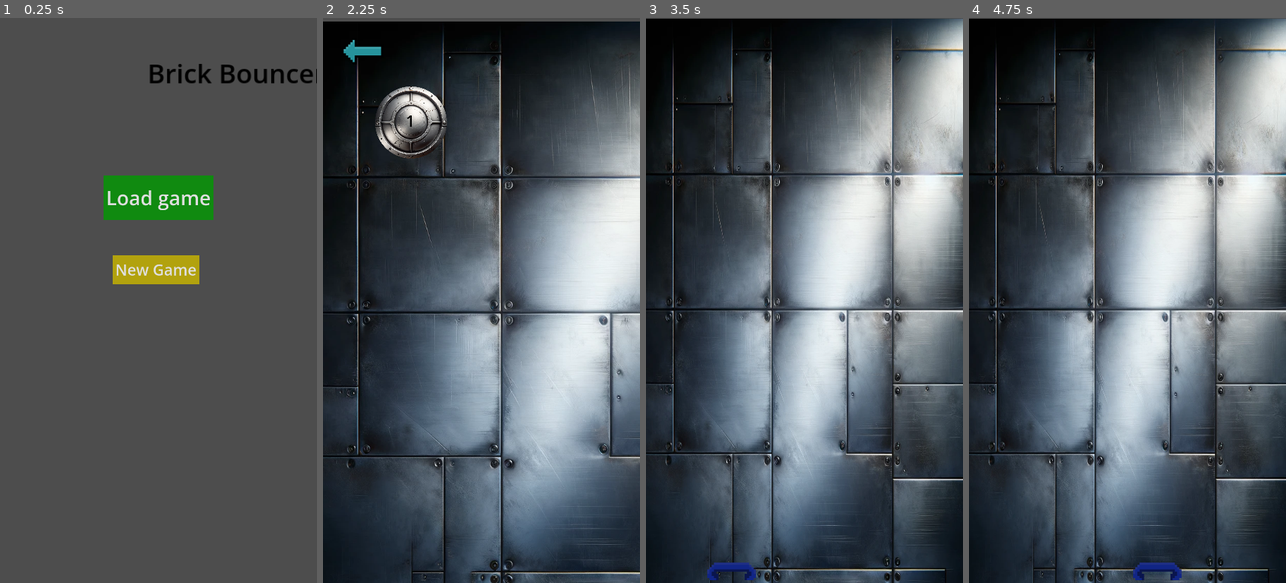
Above: before the commit, frames 1-4 (left to right).
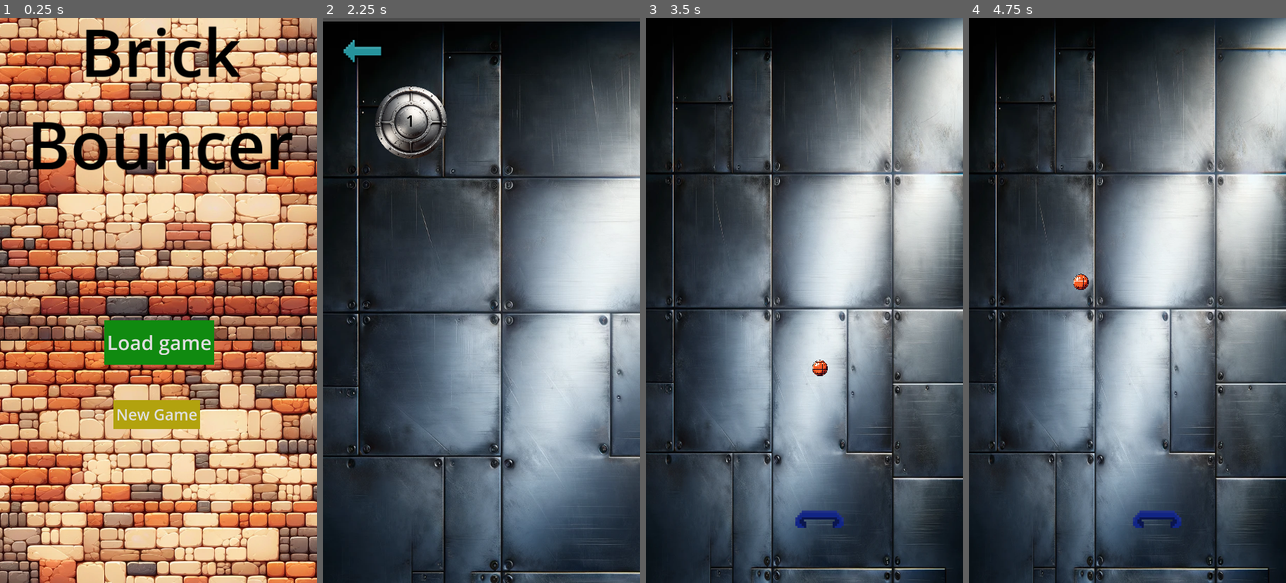
Above: after the commit, the same moments.

Repository: madzyzz/BrickBouncer
Game: Godot game, scene res://Scenes/Opening_scene.tscn
Two runs of this game, one before a commit and one after it. Both use one fixed random seed, a clock stepped at 60 frames per second and the inputs below.
Inputs (mouse positions are in pixels of both pictures, inside the frame that each line leads up to):
- Up to frame 1 (0.25 s): no input
- Up to frame 2 (2.25 s): click "Load game" at 0.5 s; click (361, 51) at 1.25 s; click "New Game" at 2 s
- Up to frame 3 (3.5 s): tap Enter at 2.75 s; move the mouse to (734, 125) at 2.77 s; click (734, 125) at 2.92 s
- Up to frame 4 (4.75 s): move the mouse to (1064, 328) at 3.52 s; click (1064, 328) at 3.67 s; move the mouse to (1159, 176) at 4.27 s; click (1159, 176) at 4.42 s

The runs differ from the first frame. In frame 1, 99% of the frame differs, in the area x 0-100%, y 0-100%; in frame 2, nothing differs; in frame 3, 3.6%; in frame 4, 3.5%.

Commit message:
Bouncer works like expected now with colission
Ball still needs to be adjusted to stay still at beginning of level

And I need to test to see if the ball does not get affected at beginning shot by bouncer force.

Diff:
--- a/Scenes/Opening_scene.tscn
+++ b/Scenes/Opening_scene.tscn
@@ -12,17 +12,33 @@
 [node name="Opening_scene" type="Node2D"]
 
 [node name="Background" type="TextureRect" parent="."]
-visible = false
 z_index = -1
 anchors_preset = 8
 anchor_left = 0.5
 anchor_top = 0.5
 anchor_right = 0.5
 anchor_bottom = 0.5
-offset_left = -554.0
-offset_top = -46.0
-offset_right = 1238.0
-offset_bottom = 978.0
+offset_left = -385.0
+offset_top = -198.0
+offset_right = 1407.0
+offset_bottom = 826.0
+grow_horizontal = 2
+grow_vertical = 2
+scale = Vector2(0.87, 0.907)
+texture = ExtResource("1_exjxc")
+expand_mode = 2
+
+[node name="Background2" type="TextureRect" parent="."]
+z_index = -2
+anchors_preset = 8
+anchor_left = 0.5
+anchor_top = 0.5
+anchor_right = 0.5
+anchor_bottom = 0.5
+offset_left = -383.0
+offset_top = 711.0
+offset_right = 1409.0
+offset_bottom = 1735.0
 grow_horizontal = 2
 grow_vertical = 2
 scale = Vector2(0.87, 0.907)
@@ -35,10 +51,10 @@
 anchor_top = 0.5
 anchor_right = 0.5
 anchor_bottom = 0.5
-offset_left = 235.0
-offset_top = 357.0
-offset_right = 735.0
-offset_bottom = 557.0
+offset_left = 237.0
+offset_top = 685.0
+offset_right = 737.0
+offset_bottom = 885.0
 grow_horizontal = 2
 grow_vertical = 2
 scale = Vector2(0.5, 0.5)
@@ -54,10 +70,10 @@
 anchor_top = 1.0
 anchor_right = 0.5
 anchor_bottom = 1.0
-offset_left = 256.0
-offset_top = 537.0
-offset_right = 649.085
-offset_bottom = 670.02
+offset_left = 258.0
+offset_top = 865.0
+offset_right = 651.085
+offset_bottom = 998.02
 grow_horizontal = 2
 grow_vertical = 0
 scale = Vector2(0.5, 0.5)
@@ -67,21 +83,23 @@
 script = ExtResource("2_7tii6")
 
 [node name="Game title" type="Label" parent="."]
-anchors_preset = -1
+anchors_preset = 8
 anchor_left = 0.5
 anchor_top = 0.5
 anchor_right = 0.5
 anchor_bottom = 0.5
-offset_left = 335.0
-offset_top = 83.0
-offset_right = 1009.0
-offset_bottom = 220.0
+offset_left = 28.0
+offset_top = 112.0
+offset_right = 702.0
+offset_bottom = 249.0
 grow_horizontal = 2
 grow_vertical = 2
 size_flags_horizontal = 4
 theme_override_colors/font_color = Color(0, 0, 0, 1)
-theme_override_font_sizes/font_size = 60
-text = "Brick Bouncer"
+theme_override_font_sizes/font_size = 150
+text = "Brick
+Bouncer"
+horizontal_alignment = 1
 
 [connection signal="pressed" from="Load_game_button" to="Load_game_button" method="_on_pressed"]
 [connection signal="pressed" from="New_game_button" to="New_game_button" method="_on_pressed"]
--- a/Scenes/level_1_scene.tscn
+++ b/Scenes/level_1_scene.tscn
@@ -29,9 +29,9 @@
 
 [node name="Background" type="TextureRect" parent="."]
 offset_left = 803.0
-offset_top = 1.0
+offset_top = -1.0
 offset_right = 2595.0
-offset_bottom = 1101.0
+offset_bottom = 1099.0
 rotation = 1.5708
 scale = Vector2(0.715363, 0.744657)
 texture = ExtResource("1_vbgtp")
@@ -56,12 +56,12 @@
 shape = SubResource("RectangleShape2D_gl076")
 
 [node name="Right_wall" type="CollisionShape2D" parent="Invisible_walls/StaticBody2D"]
-position = Vector2(861, 615)
+position = Vector2(781, 616)
 rotation = 1.5708
 shape = SubResource("RectangleShape2D_gl076")
 
 [node name="Bouncer" type="CharacterBody2D" parent="."]
-position = Vector2(387, 1254)
+position = Vector2(395, 1136)
 script = ExtResource("4_1v60k")
 
 [node name="Bouncer_sprite_and_animations" type="AnimatedSprite2D" parent="Bouncer"]
--- a/Scenes/level_menu_scene.tscn
+++ b/Scenes/level_menu_scene.tscn
@@ -2,7 +2,7 @@
 
 [ext_resource type="Texture2D" uid="uid://bdmtwlgfg5p4m" path="res://Images/Background Images/metal_background.png" id="1_uamik"]
 [ext_resource type="Texture2D" uid="uid://02r41b00kw3w" path="res://Images/Level images/MetalLevel.png" id="2_j6skk"]
-[ext_resource type="Script" path="res://Scenes/back_button.gd" id="2_yncd1"]
+[ext_resource type="Script" path="res://Scripts/back_button.gd" id="2_yncd1"]
 [ext_resource type="Texture2D" uid="uid://6st3m31hxact" path="res://sprites/Blue_arrow.png" id="3_5il0x"]
 [ext_resource type="Script" path="res://Scripts/level_buttons.gd" id="3_lma2g"]
 
--- /dev/null
+++ b/Scripts/ball.gd
@@ -0,0 +1,50 @@
+extends RigidBody2D
+
+var speed = 600.0
+var is_shot = false
+var collision_delay_timer = 0.0
+
+func _ready() -> void:
+	linear_velocity = Vector2.ZERO
+
+func shoot_ball(target_position: Vector2) -> void:
+	if not is_shot:
+		# Launch the ball toward the target position
+		var direction = (target_position - global_position).normalized()
+		linear_velocity = direction * speed
+		is_shot = true
+		collision_delay_timer = 0.2  # 200ms delay before bouncer can affect the ball
+
+func _physics_process(delta: float) -> void:
+	if is_shot:
+		# Decrease the collision delay timer
+		if collision_delay_timer > 0:
+			collision_delay_timer -= delta
+
+		# Maintain a consistent speed
+		linear_velocity = linear_velocity.normalized() * speed
+
+func _integrate_forces(state: PhysicsDirectBodyState2D) -> void:
+	for i in range(state.get_contact_count()):
+		# Get the collider object for this collision
+		var collider = state.get_contact_collider_object(i)
+
+		if collider and collider.name == "Bouncer":
+			# Skip collision adjustments during the delay
+			if collision_delay_timer > 0:
+				continue
+
+			# Get the collision point and the bouncer's position
+			var collision_point = state.get_contact_collider_position(i)
+			var bouncer_position = collider.global_position
+
+			# Calculate the bounce direction
+			var direction = (collision_point - bouncer_position).normalized()
+
+			# Balance horizontal and vertical components
+			direction.x *= 1.2  # Moderate horizontal deflection
+			direction.y *= 2.0  # Prioritize upward movement
+			direction = direction.normalized()
+
+			# Update the ball's velocity
+			linear_velocity = direction * speed
--- a/Scripts/bouncer.gd
+++ b/Scripts/bouncer.gd
@@ -1,33 +1,43 @@
 extends CharacterBody2D
 
-# Maximum speed of the bouncer (in pixels per second)
 var max_speed = 500.0
-
-# Y position of the bouncer (constant)
 var bouncer_y_position: float
-
-# Snap threshold to stop vibration (in pixels)
 var snap_threshold = 5.0
 
+@onready var ball_scene = preload("res://prefabs/ball.tscn")
+var ball
+var is_ball_shot = false
+
 func _ready() -> void:
-	# Lock the bouncer's Y position to its starting position
 	bouncer_y_position = global_position.y
 
+	# Add and position the ball
+	ball = ball_scene.instantiate()
+	get_parent().call_deferred("add_child", ball)
+	ball.global_position = global_position + Vector2(0, 10)
+
 func _physics_process(_delta: float) -> void:
-	# Get the mouse's global X position
+	# Lock the bouncer in place if the ball is not shot
+	if not is_ball_shot:
+		velocity.x = 0
+		move_and_slide()
+		position.y = bouncer_y_position
+		return
+
+	# Move the bouncer after the ball is shot
 	var mouse_x = get_global_mouse_position().x
-
-	# Calculate the horizontal direction toward the mouse
 	var direction = mouse_x - position.x
 
-	# If the distance to the mouse is greater than the threshold, move
 	if abs(direction) > snap_threshold:
 		velocity.x = max_speed * sign(direction)
 	else:
-		velocity.x = 0  # Stop moving if within the threshold
+		velocity.x = 0
 
-	# Apply the velocity and handle collisions
 	move_and_slide()
+	position.y = bouncer_y_position
 
-	# Lock the Y position to the constant value
-	position.y = bouncer_y_position
+func _unhandled_input(event: InputEvent) -> void:
+	if event is InputEventMouseButton and event.pressed and not is_ball_shot:
+		# Shoot the ball and unlock the bouncer
+		ball.shoot_ball(event.position)
+		is_ball_shot = true
--- /dev/null
+++ b/prefabs/ball.tscn
@@ -0,0 +1,27 @@
+[gd_scene load_steps=5 format=3 uid="uid://bdd7y1uep7eae"]
+
+[ext_resource type="Script" path="res://Scripts/ball.gd" id="1_g5jwy"]
+[ext_resource type="Texture2D" uid="uid://c1vn4j5rxby8u" path="res://sprites/Test_ball.png" id="2_noepw"]
+
+[sub_resource type="PhysicsMaterial" id="PhysicsMaterial_vslsm"]
+friction = 0.0
+bounce = 1.0
+
+[sub_resource type="CircleShape2D" id="CircleShape2D_ddtp8"]
+
+[node name="Ball" type="RigidBody2D"]
+physics_material_override = SubResource("PhysicsMaterial_vslsm")
+gravity_scale = 0.0
+contact_monitor = true
+max_contacts_reported = 1
+script = ExtResource("1_g5jwy")
+
+[node name="Ball_sprite" type="Sprite2D" parent="."]
+position = Vector2(0, -38)
+scale = Vector2(0.06, 0.06)
+texture = ExtResource("2_noepw")
+
+[node name="CollisionShape2D" type="CollisionShape2D" parent="."]
+position = Vector2(0, -38)
+scale = Vector2(1.835, 1.835)
+shape = SubResource("CircleShape2D_ddtp8")
--- a/project.godot
+++ b/project.godot
@@ -20,7 +20,7 @@
 window/size/viewport_width=720
 window/size/viewport_height=1280
 window/stretch/mode="canvas_items"
-window/stretch/aspect="expand"
+window/stretch/aspect="keep_width"
 window/handheld/orientation=1
 window/vsync/vsync_mode=0
 
Renamed: Scenes/back_button.gd -> Scripts/back_button.gd
Binary file added: sprites/Test_ball.png
Not shown, added: sprites/Test_ball.png.import
